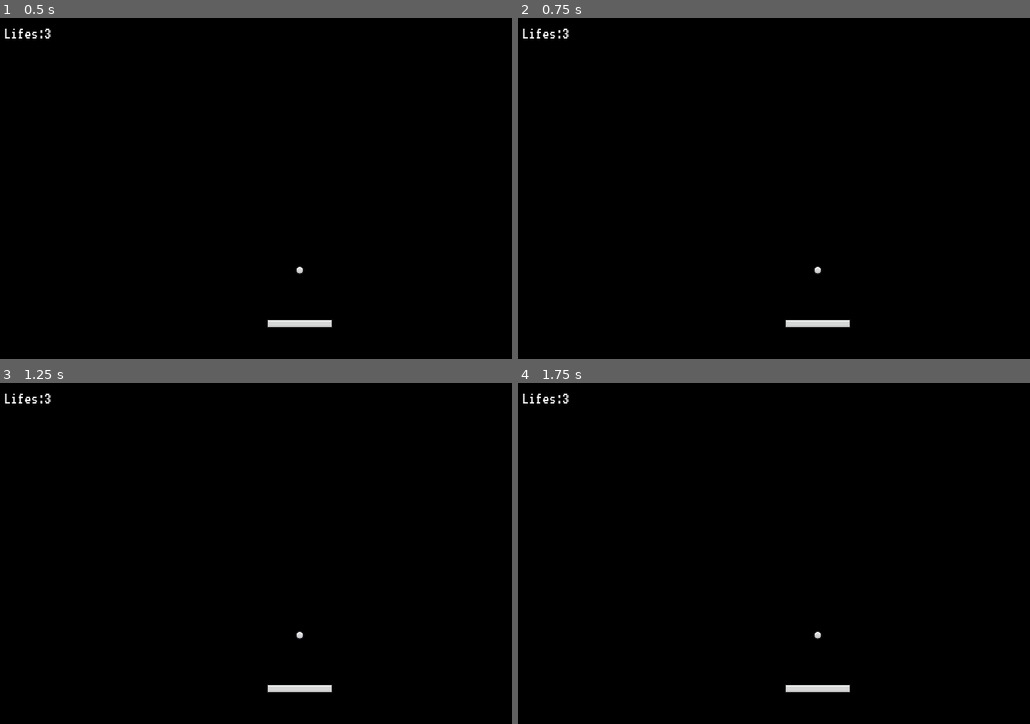
Above: before the commit, frames 1-4 (two rows, left to right).
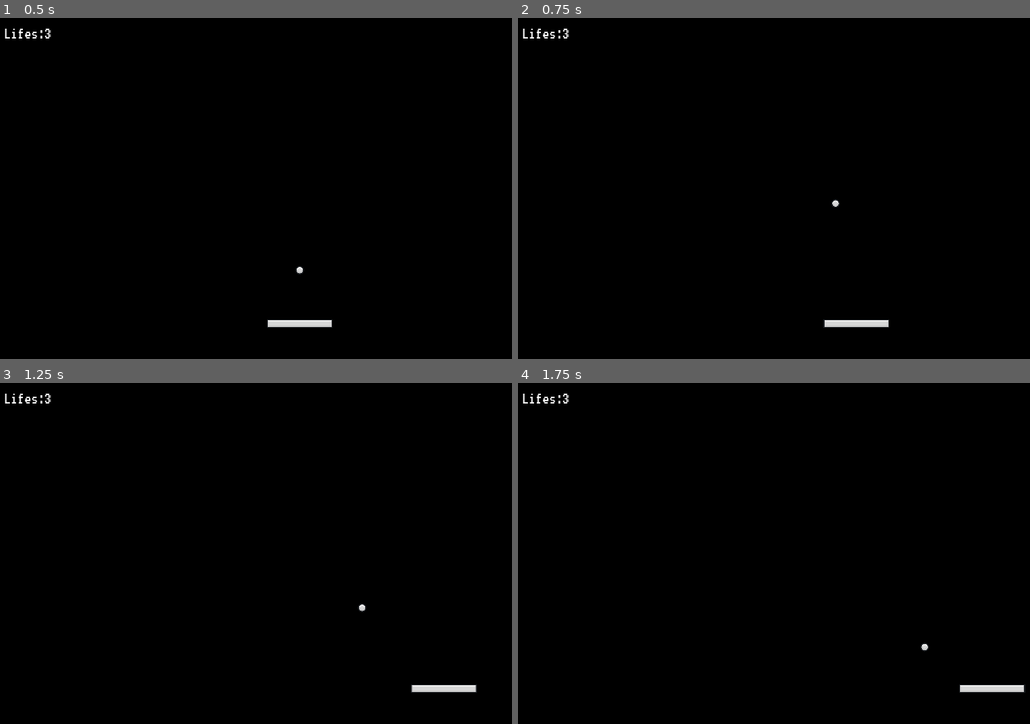
Above: after the commit, the same moments.

Repository: humorW/Brick-Breaker
Game: Godot game, scene res://Scenes/main.tscn
The game is run twice, just before and just after one commit, with the same random seed, the same clock (stepped at 60 frames per second) and the same inputs.
Inputs:
- Up to frame 1 (0.5 s): no input
- Up to frame 2 (0.75 s): tap Enter at 0.5 s; hold D (right) from 0.53 s (still down)
- Up to frame 3 (1.25 s): keep holding D (right)
- Up to frame 4 (1.75 s): keep holding D (right)

Frame 1 is identical in both runs. In frame 2, 0.4% of the frame differs, in the area x 52-73%, y 53-91%; in frame 3, 0.7%, in the area x 52-94%, y 64-91%; in frame 4, 0.7%.
Error before the commit: Parse Error: Identifier "ball_center_x" not declared in the current scope. (res://Scripts/ball.gd:68)
Error after the commit: Cannot call method 'instantiate' on a null value. (res://Scripts/brick_spawner.gd:43)

Commit message:
Oiiiiiiii

Diff:
--- a/Scenes/main.tscn
+++ b/Scenes/main.tscn
@@ -6,7 +6,6 @@
 [ext_resource type="PackedScene" uid="uid://3ooihautfapa" path="res://Scenes/wall.tscn" id="3_jfxnk"]
 [ext_resource type="PackedScene" uid="uid://by3s6rcgmkb8f" path="res://Scenes/death_zone.tscn" id="4_ey4t3"]
 [ext_resource type="Script" path="res://Scripts/brick_spawner.gd" id="6_83e2c"]
-[ext_resource type="PackedScene" uid="uid://bfvc1ti4qc1v7" path="res://Scenes/brick.tscn" id="7_i2v73"]
 
 [node name="main" type="Node"]
 
@@ -23,8 +22,6 @@
 [node name="Ball" parent="." instance=ExtResource("2_yn55f")]
 position = Vector2(0, 156)
 collision_mask = 14
-death_zone = null
-ui = null
 
 [node name="Walls" type="Node" parent="."]
 
@@ -44,10 +41,10 @@
 [node name="DeathZone" parent="." instance=ExtResource("4_ey4t3")]
 position = Vector2(0, 360)
 
-[node name="BrickSpawner" type="Node" parent="."]
+[node name="BrickSpawner" type="Node" parent="." node_paths=PackedStringArray("spawn_start")]
 script = ExtResource("6_83e2c")
-brick_scene = ExtResource("7_i2v73")
-margin = null
+margin = Vector2(80, 20)
+spawn_start = NodePath("../Marker2D")
 
 [node name="Marker2D" type="Marker2D" parent="."]
-position = Vector2(1, -182)
+position = Vector2(1, -250)
--- a/Scripts/ball.gd
+++ b/Scripts/ball.gd
@@ -59,7 +59,7 @@
 func ball_collision(collider):
 
 	var ball_width = collision_shape_2d.shape.get_rect().size.x
-	var ball_center = position.x
+	var ball_center_x = position.x
 	var collider_width = collider.get_width()
 	var collider_center_x = collider.position.x
 
@@ -72,7 +72,7 @@
 	new_velocity.x = velocity_xy * collision_x
 
 	if collider.get_rid() == last_collider_id && collider is Brick:
-		new_velocity.x = new_velocity.rotated(deg_to_red(ranf_range(-45, 45))).x * 10
+		new_velocity.x = new_velocity.rotated(deg_to_rad(randf_range(-45, 45))).x * 10
 	else:
 		last_collider_id == collider.get_rid()
 
--- a/Scripts/brick_spawner.gd
+++ b/Scripts/brick_spawner.gd
@@ -16,8 +16,7 @@
 
 # Called when the node enters the scene tree for the first time.
 func _ready():
-	print(LevelDefinitions)
-	s	spawn_from_defintion(LevelDefinitions.get_current_level())
+	spawn_from_definition(LevelDefinitions.get_current_level())
 
 func spawn():
 	var test_brick = brick_scene.instantiate() as Brick
@@ -43,7 +42,7 @@
 func spawn_from_definition(level_defintion):
 	var test_brick = brick_scene.instantiate() as Brick
 	add_child(test_brick)
-	var brick_size = test_brick.get.size()
+	var brick_size = test_brick.get_size()
 	test_brick.queue_free()
 
 	var rows = level_defintion.size()
--- a/Scripts/paddle.gd
+++ b/Scripts/paddle.gd
@@ -9,8 +9,9 @@
 
 @export var speed = 400
 @export var camera: Camera2D
+@onready var ball = $"../Ball" as Ball
 
-@onready var ball = $"../Ball" as Ball
+
 @onready var collision_shape_2D = $CollisionShape2D
 
 func _ready():
--- a/Scripts/ui.gd
+++ b/Scripts/ui.gd
@@ -5,6 +5,7 @@
 
 @onready var lifes_label = %LifesLabel
 @onready var GameLostContainer = $GameLostContainer
+@onready var level_won_container = $LevelWonContainer
 
 func set_lifes(lifes: int):
 	lifes_label.text = "lifes: %d" % lifes
Not shown: 1 places in Scenes/main.tscn that only renumber resources
